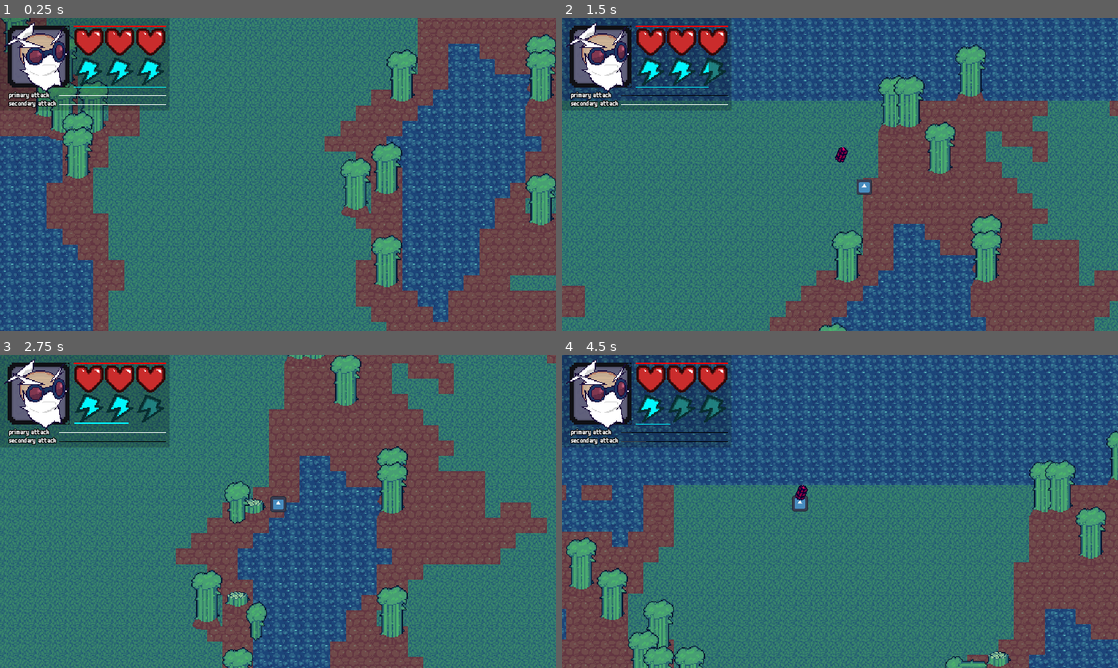
Above: before the commit, frames 1-4 (two rows, left to right).
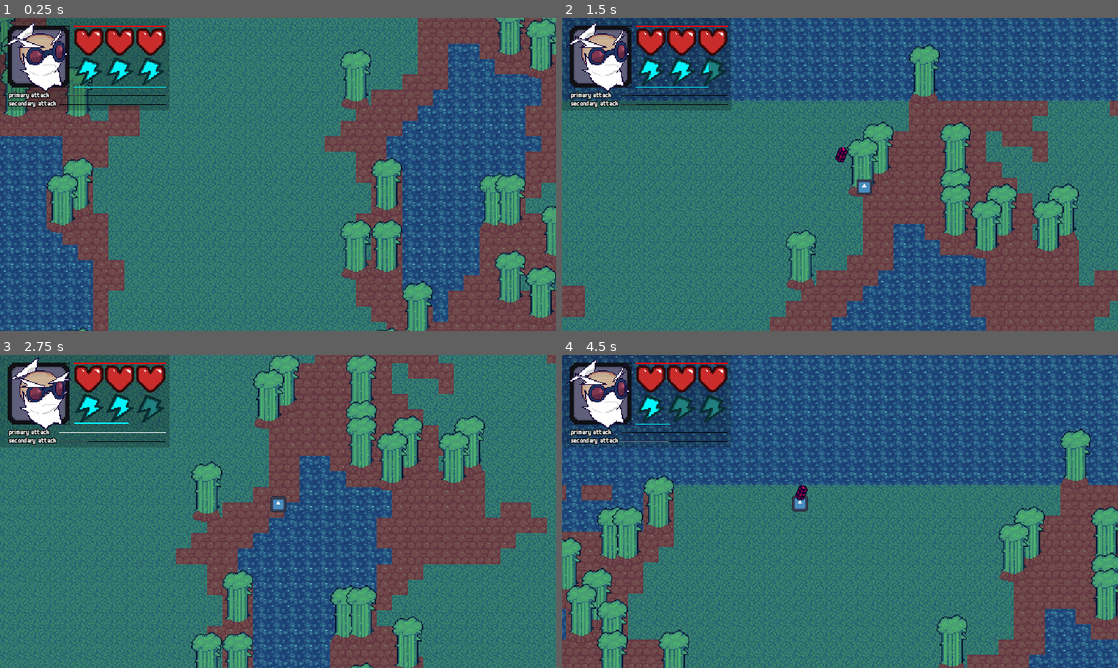
Above: after the commit, the same moments.

Repository: slotling/collateral-damage-gwj71
Game: Godot game, scene res://Scenes/Root/world.tscn
Same seed, same stepped clock (60 frames per second), same inputs: the game is played once before the commit and once after it. The engine's default icon, where the game draws it, is replaced by a stand-in: a white triangle on a blue panel in a dark square.
Inputs (mouse positions are in pixels of both pictures, inside the frame that each line leads up to):
- Up to frame 1 (0.25 s): no input
- Up to frame 2 (1.5 s): move the mouse to (962, 158) at 0.52 s; hold D (right) 0.53-1.28 s; hold Shift (run) 0.53-1.28 s; move the mouse to (728, 190) at 1.27 s; hold S (backward) from 1.28 s (still down); click (728, 190) at 1.35 s
- Up to frame 3 (2.75 s): tap Shift (run) at 1.55 s; move the mouse to (333, 442) at 2.02 s; release S (backward) at 2.03 s; hold D (right) from 2.03 s (still down); hold Shift (run) from 2.03 s (still down); right-click (333, 442) at 2.1 s
- Up to frame 4 (4.5 s): move the mouse to (812, 574) at 2.77 s; release D (right) at 2.78 s; release Shift (run) at 2.78 s; hold W (forward) 2.78-3.53 s; tap Shift (run) at 2.85 s; move the mouse to (1006, 558) at 3.52 s; hold Shift (run) 3.53-4.28 s; hold A (left) from 3.53 s (still down); move the mouse to (673, 464) at 4.27 s; click (673, 464) at 4.35 s

The runs differ from the first frame. In frame 1, 13% of the frame differs, in the area x 0-100%, y 0-100%; in frame 2, 9.2%; in frame 3, 12%; in frame 4, 12%.

Commit message:
heloing megarion

Diff:
--- a/Handlers/AttackHandlers/CharacterAttack.gd
+++ b/Handlers/AttackHandlers/CharacterAttack.gd
@@ -8,7 +8,7 @@
 signal execute_attack()
 
 func _ready():
-	pass # Replace with function body.
+	cooldown_timer.start()
 
 # Called every frame. 'delta' is the elapsed time since the previous frame.
 func _process(delta):
--- a/Scenes/Entities/player.gd
+++ b/Scenes/Entities/player.gd
@@ -23,4 +23,5 @@
 	health_handler.affect(-abs(strength), cause, hurtbox_global_position)
 
 func _on_health_handler_hit(value, cause, hurtbox_global_position):
-	game_ui.update_hearts(value, cause)
+	game_ui.heart_shaker.shake()
+	game_ui.icon_shaker.shake()
--- /dev/null
+++ b/Scenes/Environment/torii_gate.gd
@@ -0,0 +1,7 @@
+extends "res://EnvironmentObject.gd"
+
+
+
+func sprite_shaker_shake():
+	Global.play_sound("EnvSFX", "rock" + str(randi_range(2, 3)), 0, global_position)
+	sprite_shaker.shake()
--- /dev/null
+++ b/Scenes/Environment/torii_gate.tscn
@@ -0,0 +1,175 @@
+[gd_scene load_steps=12 format=3 uid="uid://bxtrrtwpd2l4o"]
+
+[ext_resource type="PackedScene" uid="uid://nnds0qqkrcr6" path="res://Scenes/Environment/environment_object.tscn" id="1_6cbch"]
+[ext_resource type="Script" path="res://Scenes/Environment/torii_gate.gd" id="2_bslew"]
+[ext_resource type="Texture2D" uid="uid://b7ebohpdx2ih7" path="res://Assets/Textures/torii_gate.png" id="2_txbvc"]
+[ext_resource type="Texture2D" uid="uid://dvct4kwwjbfho" path="res://Assets/Textures/torii_gate_broken.png" id="4_adlbw"]
+[ext_resource type="PackedScene" uid="uid://yso47d6pjwco" path="res://Handlers/hit_box_handler.tscn" id="4_db4q8"]
+
+[sub_resource type="Animation" id="Animation_lpqqs"]
+resource_name = "hit"
+length = 0.1
+tracks/0/type = "value"
+tracks/0/imported = false
+tracks/0/enabled = true
+tracks/0/path = NodePath("Sprite2D:texture")
+tracks/0/interp = 1
+tracks/0/loop_wrap = true
+tracks/0/keys = {
+"times": PackedFloat32Array(0),
+"transitions": PackedFloat32Array(1),
+"update": 1,
+"values": [ExtResource("2_txbvc")]
+}
+tracks/1/type = "value"
+tracks/1/imported = false
+tracks/1/enabled = true
+tracks/1/path = NodePath("Sprite2D:scale")
+tracks/1/interp = 2
+tracks/1/loop_wrap = true
+tracks/1/keys = {
+"times": PackedFloat32Array(0, 0.1),
+"transitions": PackedFloat32Array(1, 1),
+"update": 0,
+"values": [Vector2(0.9, 1.1), Vector2(1, 1)]
+}
+tracks/2/type = "value"
+tracks/2/imported = false
+tracks/2/enabled = true
+tracks/2/path = NodePath("Sprite2D:offset")
+tracks/2/interp = 1
+tracks/2/loop_wrap = true
+tracks/2/keys = {
+"times": PackedFloat32Array(0),
+"transitions": PackedFloat32Array(1),
+"update": 0,
+"values": [Vector2(0, -64)]
+}
+
+[sub_resource type="Animation" id="Animation_a8nfb"]
+length = 0.001
+tracks/0/type = "value"
+tracks/0/imported = false
+tracks/0/enabled = true
+tracks/0/path = NodePath("Sprite2D:texture")
+tracks/0/interp = 1
+tracks/0/loop_wrap = true
+tracks/0/keys = {
+"times": PackedFloat32Array(0),
+"transitions": PackedFloat32Array(1),
+"update": 1,
+"values": [ExtResource("2_txbvc")]
+}
+tracks/1/type = "value"
+tracks/1/imported = false
+tracks/1/enabled = true
+tracks/1/path = NodePath("Sprite2D:scale")
+tracks/1/interp = 1
+tracks/1/loop_wrap = true
+tracks/1/keys = {
+"times": PackedFloat32Array(0),
+"transitions": PackedFloat32Array(1),
+"update": 0,
+"values": [Vector2(1, 1)]
+}
+tracks/2/type = "value"
+tracks/2/imported = false
+tracks/2/enabled = true
+tracks/2/path = NodePath("Sprite2D:offset")
+tracks/2/interp = 1
+tracks/2/loop_wrap = true
+tracks/2/keys = {
+"times": PackedFloat32Array(0),
+"transitions": PackedFloat32Array(1),
+"update": 0,
+"values": [Vector2(0, -64)]
+}
+
+[sub_resource type="Animation" id="Animation_eicqg"]
+resource_name = "fallen"
+length = 0.5
+tracks/0/type = "value"
+tracks/0/imported = false
+tracks/0/enabled = true
+tracks/0/path = NodePath("Sprite2D:texture")
+tracks/0/interp = 1
+tracks/0/loop_wrap = true
+tracks/0/keys = {
+"times": PackedFloat32Array(0, 0.4),
+"transitions": PackedFloat32Array(1, 1),
+"update": 1,
+"values": [ExtResource("2_txbvc"), ExtResource("4_adlbw")]
+}
+tracks/1/type = "value"
+tracks/1/imported = false
+tracks/1/enabled = true
+tracks/1/path = NodePath("Sprite2D:scale")
+tracks/1/interp = 2
+tracks/1/loop_wrap = true
+tracks/1/keys = {
+"times": PackedFloat32Array(0, 0.1, 0.3, 0.5),
+"transitions": PackedFloat32Array(1, 1, 1, 1),
+"update": 0,
+"values": [Vector2(1, 1), Vector2(0.8, 1.2), Vector2(0.7, 1.1), Vector2(1, 1)]
+}
+tracks/2/type = "method"
+tracks/2/imported = false
+tracks/2/enabled = true
+tracks/2/path = NodePath(".")
+tracks/2/interp = 1
+tracks/2/loop_wrap = true
+tracks/2/keys = {
+"times": PackedFloat32Array(0.4),
+"transitions": PackedFloat32Array(1),
+"values": [{
+"args": [],
+"method": &"sprite_shaker_shake"
+}]
+}
+tracks/3/type = "value"
+tracks/3/imported = false
+tracks/3/enabled = true
+tracks/3/path = NodePath("Sprite2D:offset")
+tracks/3/interp = 2
+tracks/3/loop_wrap = true
+tracks/3/keys = {
+"times": PackedFloat32Array(0, 0.3, 0.39, 0.4),
+"transitions": PackedFloat32Array(1, 1, 1, 1),
+"update": 0,
+"values": [Vector2(0, -64), Vector2(0, -64), Vector2(0, -47), Vector2(0, -64)]
+}
+
+[sub_resource type="AnimationLibrary" id="AnimationLibrary_45q2t"]
+_data = {
+"RESET": SubResource("Animation_a8nfb"),
+"fallen": SubResource("Animation_eicqg"),
+"hit": SubResource("Animation_lpqqs")
+}
+
+[sub_resource type="RectangleShape2D" id="RectangleShape2D_cets7"]
+size = Vector2(16, 56)
+
+[sub_resource type="RectangleShape2D" id="RectangleShape2D_ft4ts"]
+size = Vector2(16, 56)
+
+[node name="ToriiGate" instance=ExtResource("1_6cbch")]
+script = ExtResource("2_bslew")
+
+[node name="Sprite2D" parent="." index="2"]
+texture = ExtResource("2_txbvc")
+offset = Vector2(0, -64)
+
+[node name="AnimationPlayer" parent="." index="3"]
+libraries = {
+"": SubResource("AnimationLibrary_45q2t")
+}
+
+[node name="HitBoxHandler" parent="." index="4" instance=ExtResource("4_db4q8")]
+
+[node name="CollisionShape2D" type="CollisionShape2D" parent="HitBoxHandler" index="1"]
+position = Vector2(-48, -28)
+shape = SubResource("RectangleShape2D_cets7")
+
+[node name="CollisionShape2D2" type="CollisionShape2D" parent="HitBoxHandler" index="2"]
+position = Vector2(48, -28)
+shape = SubResource("RectangleShape2D_ft4ts")
--- a/Scenes/Generation/terrain.gd
+++ b/Scenes/Generation/terrain.gd
@@ -3,6 +3,9 @@
 @export var debugNoRelocate = false
 @export var size:Vector2 = Vector2.ZERO
 @export var border_width:int = 20
+
+@export var bamboo_scarcity_chance: int = 15
+@export var torii_scarcity_chance: int = 200
 
 @export var noise_map : NoiseTexture2D
 var noise : Noise
@@ -15,9 +18,9 @@
 @onready var tilesize: Vector2 = tileset.tile_size
 
 const tile_source = [
-	4,
-	5,
-	3
+	4, # water tile
+	5, # dirt tile
+	3 # grass tile
 ]
 const tile_atlas_coords = [
 	Vector2(0, 0),
@@ -76,15 +79,23 @@
 var navigation_vertices = []
 
 var bambooPreload = preload("res://Scenes/Environment/bamboo.tscn")
+var toriiPreload = preload("res://Scenes/Environment/torii_gate.tscn")
 
 func generate_tile(value, x, y):
 	var tilepos = Vector2(x-size.x/2, y-size.y/2)
 	tilemap.set_cell(0, tilepos, tile_source[value], tile_atlas_coords[value])
 
 	match value:
-		1:
-			if randi_range(0, 15) == 0:
+		0: # water tile
+			pass
+		1: # dirt tile
+			if randi_range(0, bamboo_scarcity_chance) == 0:
 				var instance = bambooPreload.instantiate()
+				instance.global_position = tilepos*tilesize
+				Global.add_world_node(instance)
+		2: # grass tile
+			if randi_range(0, torii_scarcity_chance) == 0:
+				var instance = toriiPreload.instantiate()
 				instance.global_position = tilepos*tilesize
 				Global.add_world_node(instance)
 
--- a/Scenes/Generation/terrain.tscn
+++ b/Scenes/Generation/terrain.tscn
@@ -20,6 +20,7 @@
 
 [node name="Terrain" type="Node2D" groups=["terrain_generator"]]
 script = ExtResource("1_7boge")
+torii_scarcity_chance = 300
 noise_map = SubResource("NoiseTexture2D_1eg75")
 
 [node name="NavigationRegion2D" type="NavigationRegion2D" parent="."]
--- a/UI/gui.gd
+++ b/UI/gui.gd
@@ -4,6 +4,14 @@
 const heh2_preload: AtlasTexture = preload("res://Resources/Atlases/gui_two_thirds_half_empty_hearts_atlas.tres")
 const heh3_preload: AtlasTexture = preload("res://Resources/Atlases/gui_half_empty_heart_atlas.tres")
 const hearts: AtlasTexture = preload("res://Resources/Atlases/gui_hearts.tres")
+
+const emotions = {
+	"default":0,
+	"negative":1,
+	"positive":2,
+	"focused":3,
+	"dead":4,
+}
 
 @onready var player: Player = get_parent()
 @onready var heart_collection: TextureProgressBar = $Control/HBoxContainer/VBoxContainer/Hearts
@@ -13,15 +21,25 @@
 @onready var icon_shaker: SpriteShaker = $IconShaker
 @onready var primary_atk_cooldown: ProgressBar = $AttackCooldowns/PrimaryAttackCooldown
 @onready var secondary_atk_cooldown: ProgressBar = $AttackCooldowns/SecondaryAttackCooldown
+@onready var emotion_timer: Timer = $EmotionTimer
+@onready var icon: Sprite2D = $Control/HBoxContainer/IconBase/Icon
 
 func _ready() -> void:
-	pass
+	await player.ready
+	player.health_handler.connect("hit", player_hit)
 
 func _physics_process(_delta) -> void:
 	update_stamina()
 	update_cooldowns()
+	update_hearts()
 
 func update_cooldowns() -> void:
+
+	if player.state == "dead":
+		primary_atk_cooldown.modulate = Color("black")
+		secondary_atk_cooldown.modulate = Color("black")
+		return
+
 	var primary_cdt: Timer = player.primary_attack.cooldown_timer
 	var secondary_cdt: Timer = player.secondary_attack.cooldown_timer
 	var primary_modulate_remap: float = remap(primary_cdt.time_left, 0, primary_cdt.wait_time, 1.0, 0.0)
@@ -33,25 +51,44 @@
 
 func update_stamina() -> void:
 	if player.movement_handler.running and player.state == "walk":
+		change_emotion("focused", 0.1, "focused")
 		stamina_shaker.shake()
+	else:
+		change_emotion("default", 0.1)
 
 	if player.state == "dead":
+		change_emotion("dead", 0.1, "dead", true)
 		stamina_collection.value = 0
 	else:
 		stamina_collection.value = remap(player.movement_handler.stamina, 0, 1000, 0, 96)
 
-func update_hearts(_damage, _cause) -> void:
-	heart_shaker.shake()
-	icon_shaker.shake()
-	heart_collection.value = player.health_handler.health
+func update_hearts() -> void:
+	if player.health_handler.health == 0:
+		heart_collection.value = 0
+	else:
+		heart_collection.value = lerp(heart_collection.value, float(player.health_handler.health), 0.1)
 
 	if heart_collection.value > 90:
 		heart_collection.set_progress_texture(hearts)
 	elif heart_collection.value > 55:
 		heart_collection.set_progress_texture(heh1_preload)
-	elif heart_collection.value > 0:
+	elif heart_collection.value > 22:
 		heart_collection.set_progress_texture(heh2_preload)
 	else:
 		heart_collection.set_progress_texture(heh3_preload)
 
 	# 87, 53, 19
+
+func change_emotion(emotion_name:String="default", time:float=0.4, revert_to:String="default", override:bool=false) -> void:
+	if emotion_timer.is_connected("timeout", icon.set_frame.bind(emotions[revert_to])):
+		if !override:
+			return
+		emotion_timer.disconnect("timeout", icon.set_frame.bind(emotions[revert_to]))
+
+	icon.frame = emotions[emotion_name]
+
+	emotion_timer.connect("timeout", icon.set_frame.bind(emotions[revert_to]), 4)
+	emotion_timer.start(time)
+
+func player_hit(value, cause, hurtbox_global_position) -> void:
+	change_emotion("negative", 0.4, "default", true)
--- a/UI/gui.tscn
+++ b/UI/gui.tscn
@@ -27,11 +27,15 @@
 [node name="GUI" type="CanvasLayer"]
 script = ExtResource("1_a0fpn")
 
+[node name="EmotionTimer" type="Timer" parent="."]
+wait_time = 2.0
+one_shot = true
+
 [node name="HeartShaker" parent="." node_paths=PackedStringArray("sprite") instance=ExtResource("7_yytos")]
 sprite = NodePath("../Control/HBoxContainer/VBoxContainer/Hearts")
 offset_property = "texture_progress_offset"
 pause_interval = 0.01
-offset_range = 7
+offset_range = 1
 
 [node name="StaminaShaker" parent="." node_paths=PackedStringArray("sprite") instance=ExtResource("7_yytos")]
 sprite = NodePath("../Control/HBoxContainer/VBoxContainer/Stamina")
@@ -80,7 +84,7 @@
 [node name="Icon" type="Sprite2D" parent="Control/HBoxContainer/IconBase"]
 position = Vector2(32, 32)
 texture = ExtResource("5_ugdgb")
-hframes = 4
+hframes = 5
 
 [node name="VBoxContainer" type="VBoxContainer" parent="Control/HBoxContainer"]
 layout_mode = 2
--- a/global.gd
+++ b/global.gd
@@ -35,7 +35,7 @@
 	if FileAccess.file_exists(save_path):
 		var file = FileAccess.open(save_path, FileAccess.READ)
 		data = file.get_var()
-		print_rich("[rainbow freq=1.0 sat=0.8 val=0.8]" + str(data) + "[/rainbow]\n[img=160x160]res://Assets/Megarion.png[/img]")
+		print_rich("[rainbow freq=1.0 sat=0.8 val=0.8]" + str(data) + "[/rainbow]")
 		file.close()
 	else:
 		reboot_data()
Binary file changed: Assets/Emotions/TeddyDynamite/TeddyDynamiteEmotionSheet.png
Binary file changed: Assets/Textures/marker.png
Binary file changed: Assets/Textures/smoke.png
Binary file changed: Assets/Textures/torii_gate.png
Binary file changed: Assets/Textures/torii_gate_broken.png
